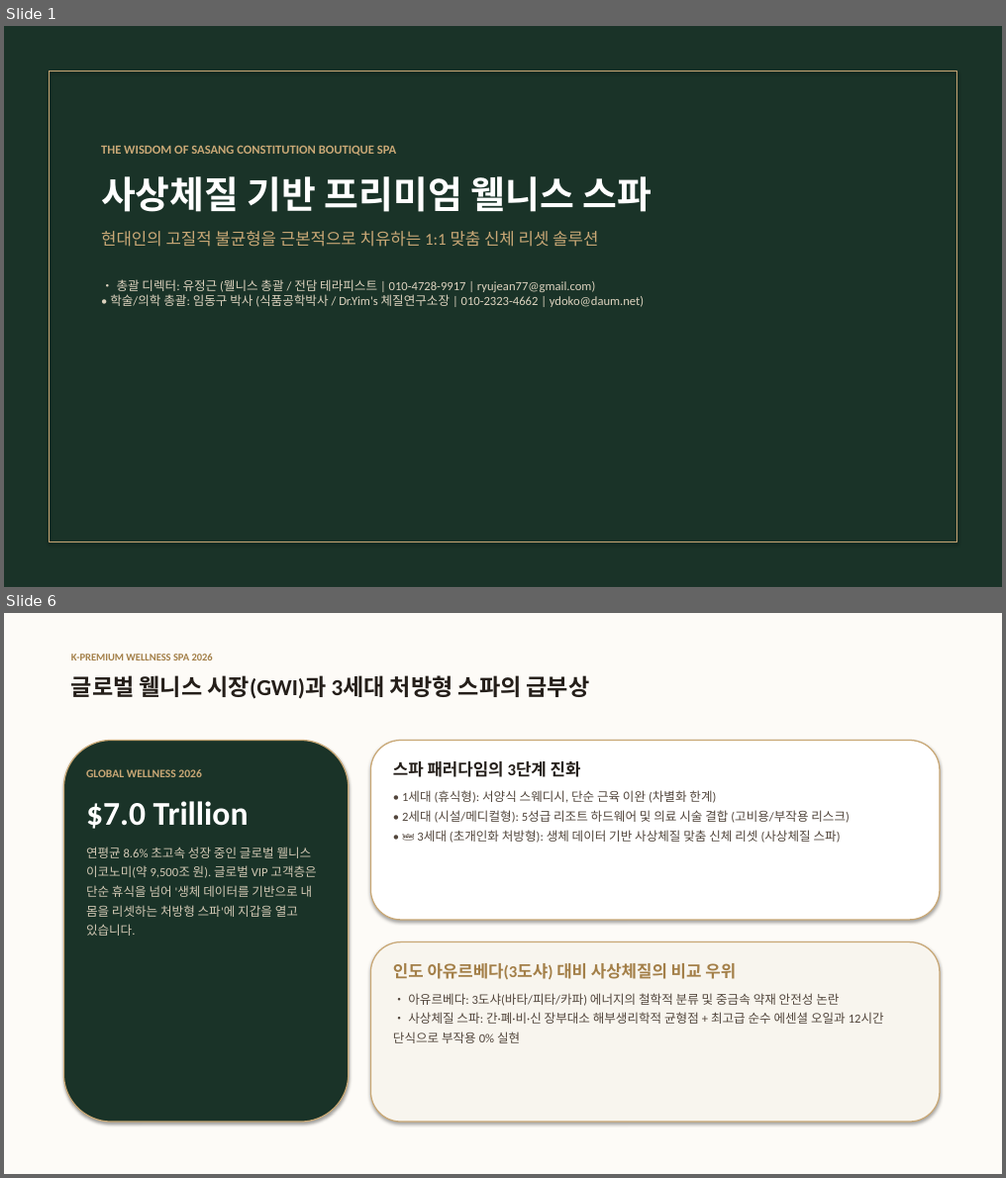
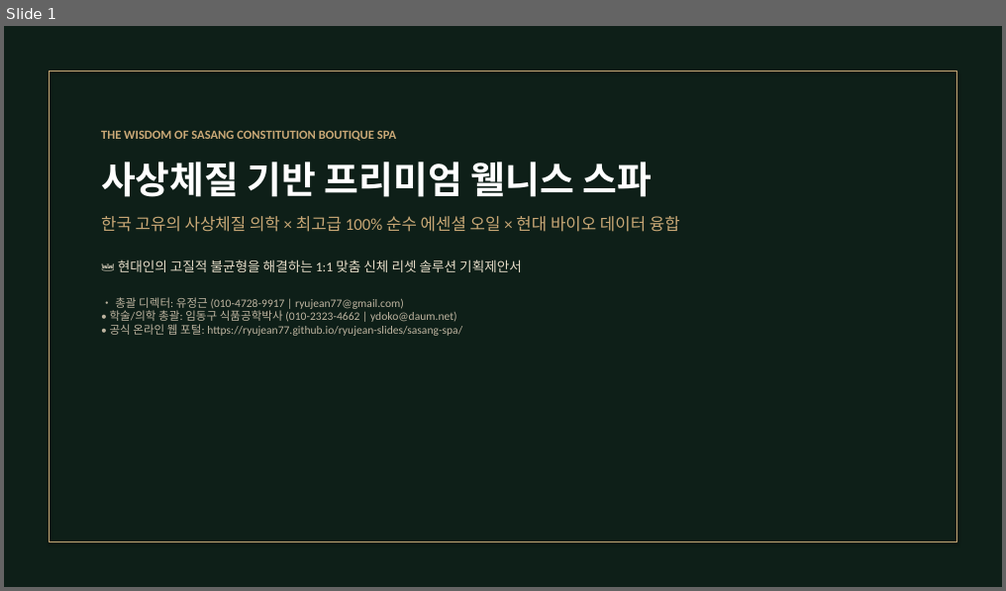
Before and after one commit to ryujean77/ryujean-slides, a slide deck: sasang-spa/사상체질_프리미엄_스파_프로젝트_제안서_발표자료.pptx. Shown one above the other, each under a label of ours: slides 1 and 6 before the commit, slide 1 after it; the slides between them are not shown. The pictures are 1006x1178 and 1006x591 pixels, drawn with LibreOffice and Linux fonts; fonts in the diff are those of the drawing. Boxes give left, top, right and bottom in pixels: in the first picture for what was removed or moved away, otherwise in the second. Text is boxed around its words. In the diff, an @@ line names an element or a change of style, - is before the commit and + after.

Commit message:
feat: 웹사이트 스타일 UI를 100% 이식한 최고급 럭셔리 PPTX 및 인터랙티브 웹 슬라이드 배포

```diff
--- a/sasang-spa/사상체질_프리미엄_스파_프로젝트_제안서_발표자료.pptx
+++ b/sasang-spa/사상체질_프리미엄_스파_프로젝트_제안서_발표자료.pptx
@@ slide 6 removed at [4,613,1002,1174], background #FFFFFF @@
@@ rectangle removed at [4,613,1002,1174] @@
@@ text removed at [71,654,213,661] @@
-K-PREMIUM WELLNESS SPA 2026
@@ text removed at [71,675,590,699] @@
-글로벌 웰니스 시장(GWI)과 3세대 처방형 스파의 급부상
@@ rounded rectangle removed at [63,741,349,1122] @@
@@ rounded rectangle removed at [371,741,940,920] @@
@@ text removed at [86,769,316,936] @@
-GLOBAL WELLNESS 2026
-$7.0 Trillion
-연평균 8.6% 초고속 성장 중인 글로벌 웰니스 이코노미(약 9,500조 원). 글로벌 VIP 고객층은 단순 휴식을 넘어 '생체 데이터를 기반으로 내 몸을 리셋하는 처방형 스파'에 지갑을 열고 있습니다.
@@ text removed at [393,761,849,843] @@
-스파 패러다임의 3단계 진화
-• 1세대 (휴식형): 서양식 스웨디시, 단순 근육 이완 (차별화 한계)
-• 2세대 (시설/메디컬형): 5성급 리조트 하드웨어 및 의료 시술 결합 (고비용/부작용 리스크)
-• 👑 3세대 (초개인화 처방형): 생체 데이터 기반 사상체질 맞춤 신체 리셋 (사상체질 스파)
@@ rounded rectangle removed at [371,943,940,1122] @@
@@ text removed at [393,963,884,1044] @@
-인도 아유르베다(3도샤) 대비 사상체질의 비교 우위
-• 아유르베다: 3도샤(바타/피타/카파) 에너지의 철학적 분류 및 중금속 약재 안전성 논란
-• 사상체질 스파: 간·폐·비·신 장부대소 해부생리학적 균형점 + 최고급 순수 에센셜 오일과 12시간 단식으로 부작용 0% 실현
@@ slide 1 changed as well @@
@@ rectangle at [4,26,1002,587]: fill #1A3328 to #0E1F18 @@
@@ text "THE WISDOM OF SASANG CONSTITUTION ...": place and size @@
-text "THE WISDOM OF SASANG CONSTITUTION ..." at [101,145,652,307]
+text "THE WISDOM OF SASANG CONSTITUTION ..." at [101,130,680,336]
@@ text at [101,216,680,336]: text changed; size 12 to 11 pt; text colour #DCD2BE to #BEB4A0 @@
-현대인의 고질적 불균형을 근본적으로 치유하는 1:1 맞춤 신체 리셋 솔루션
-• 총괄 디렉터: 유정근 (웰니스 총괄 / 전담 테라피스트 | 010-4728-9917 | ryujean77@gmail.com)
-• 학술/의학 총괄: 임동구 박사 (식품공학박사 / Dr.Yim's 체질연구소장 | 010-2323-4662 | ydoko@daum.net)
+한국 고유의 사상체질 의학 × 최고급 100% 순수 에센셜 오일 × 현대 바이오 데이터 융합
+👑 현대인의 고질적 불균형을 해결하는 1:1 맞춤 신체 리셋 솔루션 기획제안서
+• 총괄 디렉터: 유정근 (010-4728-9917 | ryujean77@gmail.com)
+• 학술/의학 총괄: 임동구 식품공학박사 (010-2323-4662 | ydoko@daum.net)
+• 공식 온라인 웹 포털: https://ryujean77.github.io/ryujean-slides/sasang-spa/
```
Also in this commit, not shown: 8 other slides changed, 1 slide added, 6 other slides removed, 1 other file.
